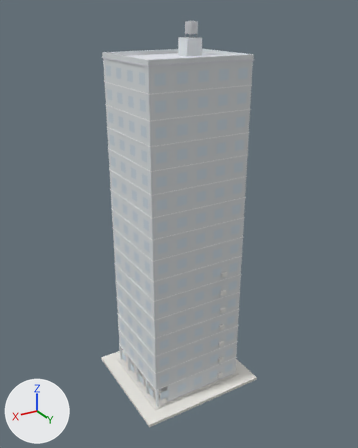
A saved change to the glTF model docs/art/generated-2026-10-21-scene-kit/native3d/models/09_residential_high-02.glb.
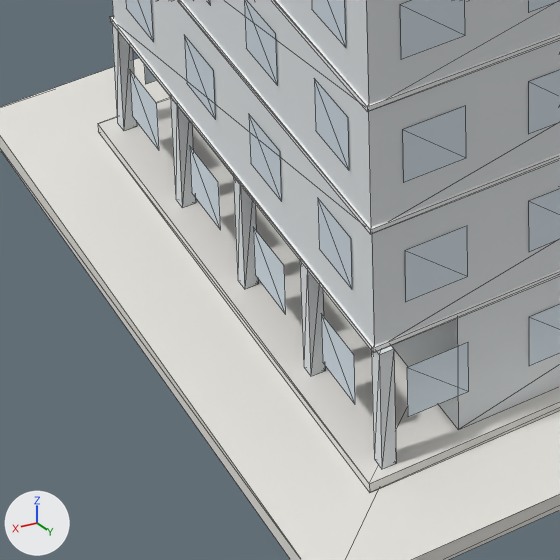
Each version appears first whole from a 50 mm camera at (34.7, 58.6, 56.1) aimed at (-0.2, 0.4, 27.0), and next in a close-up on the part from 29% to 51% of the width and 76% to 94% of the height. The lights are fixed; the arrows at lower left show +X, +Y and +Z. The older version's two pictures come first. The close-ups show mesh edges as thin lines. Vertices at exactly the same position are counted once.
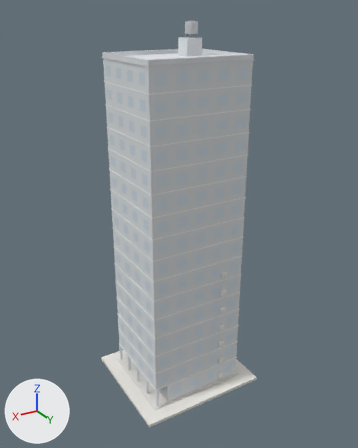
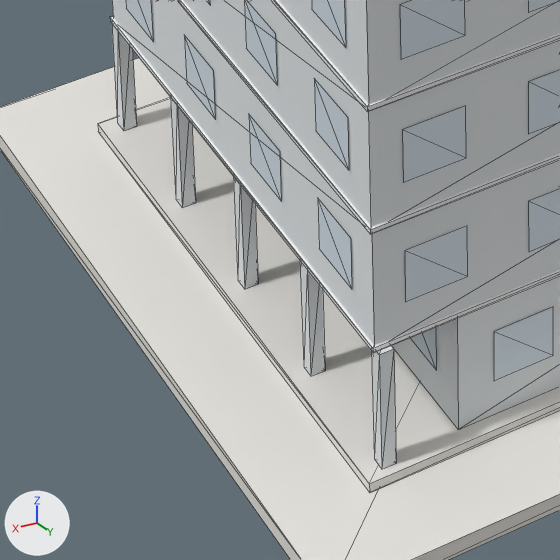
Location of each change, [x1, y1, x2, y2] in pixels of the close-ups (560 x 560 px; the box of a moved part takes in the faces that stretch with it):
part 1 of me_mesh_0, moved or reshaped: before [529, 304, 560, 366]; after [494, 307, 553, 381]
part 2 of me_mesh_0, moved or reshaped: before [321, 314, 355, 404]; after [410, 327, 437, 370]
part 3 of me_mesh_0, moved or reshaped (not visible afterwards): before [253, 227, 286, 314]
part 4 of me_mesh_0, moved or reshaped (not visible afterwards): before [190, 147, 221, 230]
part 5 of me_mesh_0, moved or reshaped (not visible afterwards): before [130, 70, 159, 150]
part 6 of me_mesh_0, deleted: before [407, 342, 469, 417]
part 7 of me_mesh_0, deleted (mostly hidden): before [145, 66, 157, 84]

The change in detail:
me_mesh_0 is used by ob_mesh_0; location (0.0, 0.0, 0.0).
me_mesh_0 had 1666 vertices, 1396 faces and spanned x -10.0..10.0, y -9.0..9.0, z 0.0..54.9.
me_mesh_0 now has 1770 vertices, 1560 faces and spans x -10.0..10.0, y -9.0..9.0, z 0.0..54.9.
me_mesh_0 part 1: the loose piece of 4 vertices spanning x 2.2..3.8, y 6.5, z 1.6..3.0 is moved by (0.9, 0.0, 0.0).
me_mesh_0 part 2: the loose piece of 4 vertices spanning x 7.5, y 4.1..5.6, z 1.6..3.0 is moved by (-2.0, 0.0, 0.0).
me_mesh_0 part 3: the loose piece of 4 vertices spanning x 7.5, y 0.9..2.4, z 1.6..3.0 is moved by (-2.0, 0.0, 0.0).
me_mesh_0 part 4: the loose piece of 4 vertices spanning x 7.5, y -2.4..-0.9, z 1.6..3.0 is moved by (-2.0, 0.0, 0.0).
me_mesh_0 part 5: the loose piece of 4 vertices spanning x 7.5, y -5.6..-4.1, z 1.6..3.0 is moved by (-2.0, 0.0, 0.0).
me_mesh_0 part 6: the loose piece of 4 vertices spanning x 5.2..6.8, y 6.5, z 1.6..3.0 is deleted.
me_mesh_0 part 7: the loose piece of 4 vertices spanning x 5.2..6.8, y -6.5, z 1.6..3.0 is deleted.
Other edits to the shape of me_mesh_0 do not show in these pictures.
